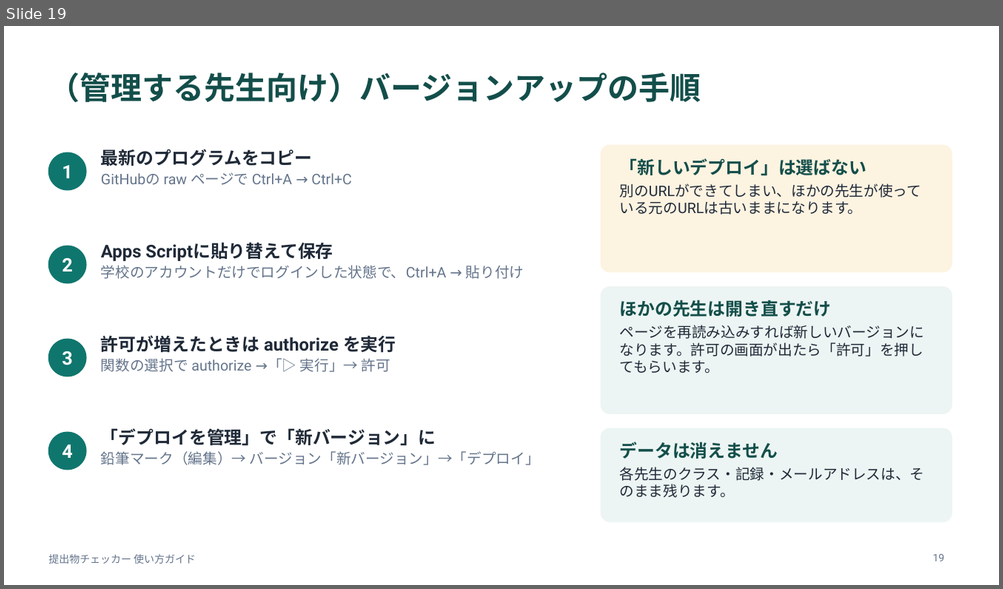
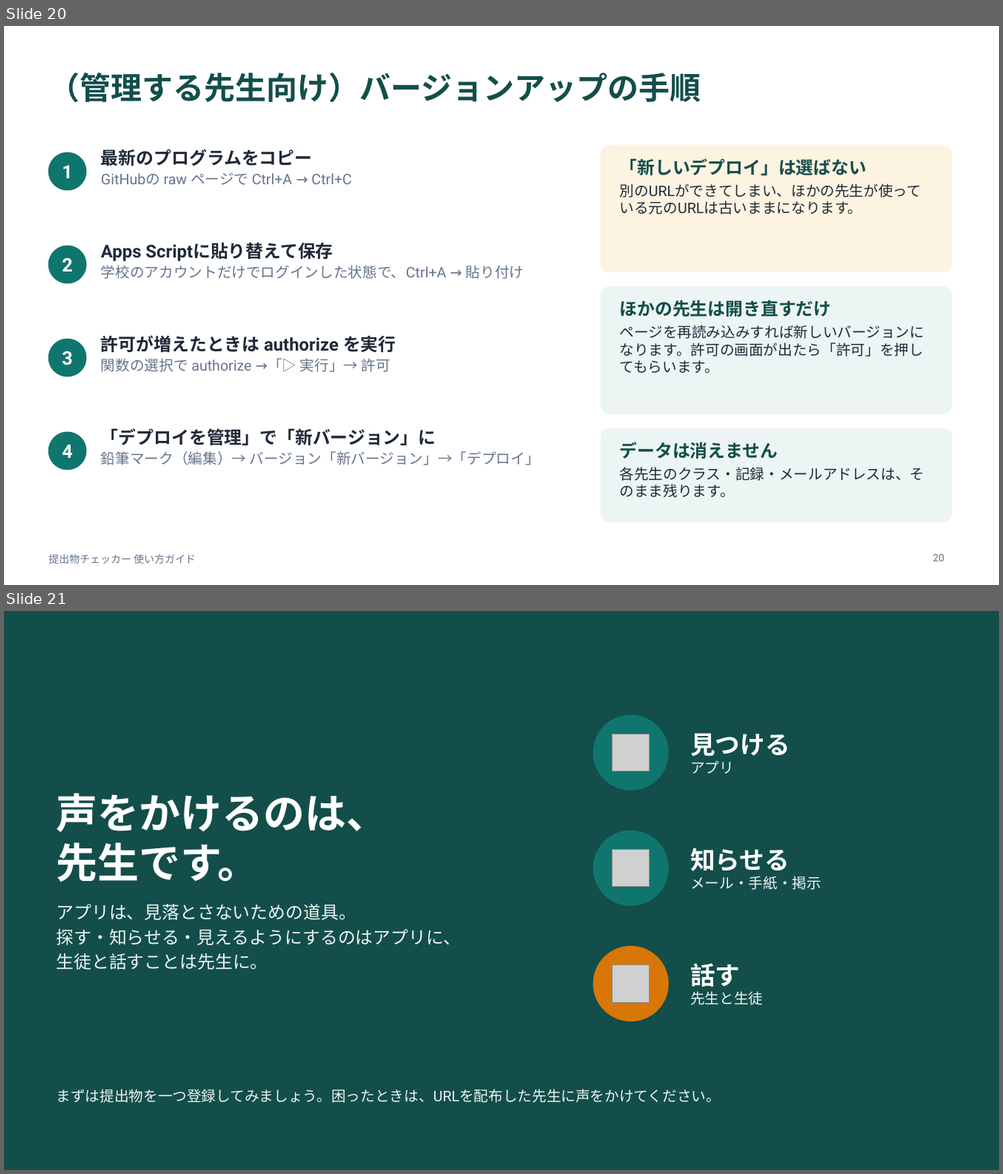
Before and after one commit to daharakazu-glitch/homework-checker, a slide deck: docs/提出物チェッカー_使い方ガイド.pptx. Shown one above the other, each under a label of ours: slide 19 before the commit, slides 20 and 21 after it. The pictures are 1003x589 and 1003x1174 pixels, drawn with LibreOffice and Linux fonts; fonts in the diff are those of the drawing; grey boxes stand for pictures. Boxes give left, top, right and bottom in pixels: in the first picture for what was removed or moved away, otherwise in the second. Text is boxed around its words. In the diff, an @@ line names an element or a change of style, - is before the commit and + after.

```diff
--- a/docs/提出物チェッカー_使い方ガイド.pptx
+++ b/docs/提出物チェッカー_使い方ガイド.pptx
@@ slide 21 added at (4, 611, 999, 1170), background #134E4A @@
@@ ellipse added at (594, 715, 668, 790), fill #0F766E, outline #0F766E 1 pt @@
@@ picture added at (612, 734, 649, 772) @@
@@ text added at (690, 733, 789, 774), 24 pt, text #FFFFFF, bold @@
+見つける
+アプリ
@@ title added at (57, 793, 388, 882), 40 pt, text #FFFFFF, bold @@
+声をかけるのは、
+先生です。
@@ ellipse added at (594, 831, 668, 906), fill #0F766E, outline #0F766E 1 pt @@
@@ picture added at (612, 850, 649, 887) @@
@@ text added at (690, 848, 821, 890), 14 pt, text #ECF5F3 @@
+知らせる
+メール・手紙・掲示
@@ text added at (57, 904, 461, 970), 17 pt, text #ECF5F3 @@
+アプリは、見落とさないための道具。
+探す・知らせる・見えるようにするのはアプリに、
+生徒と話すことは先生に。
@@ ellipse added at (594, 947, 668, 1022), fill #D97706, outline #D97706 1 pt @@
@@ picture added at (612, 965, 649, 1002) @@
@@ text added at (690, 963, 762, 1005), 14 pt, text #ECF5F3 @@
+話す
+先生と生徒
@@ text added at (57, 1089, 721, 1103), 14 pt, text #ECF5F3 @@
+まずは提出物を一つ登録してみましょう。困ったときは、URLを配布した先生に声をかけてください。
@@ what was slide 19 is now slide 20 @@
@@ page number at (933, 554, 945, 562): text changed @@
-19
+20
```
Also in this commit, not shown: 8 slides changed, 2 other slides added, 2 slides removed, 3 other files.
